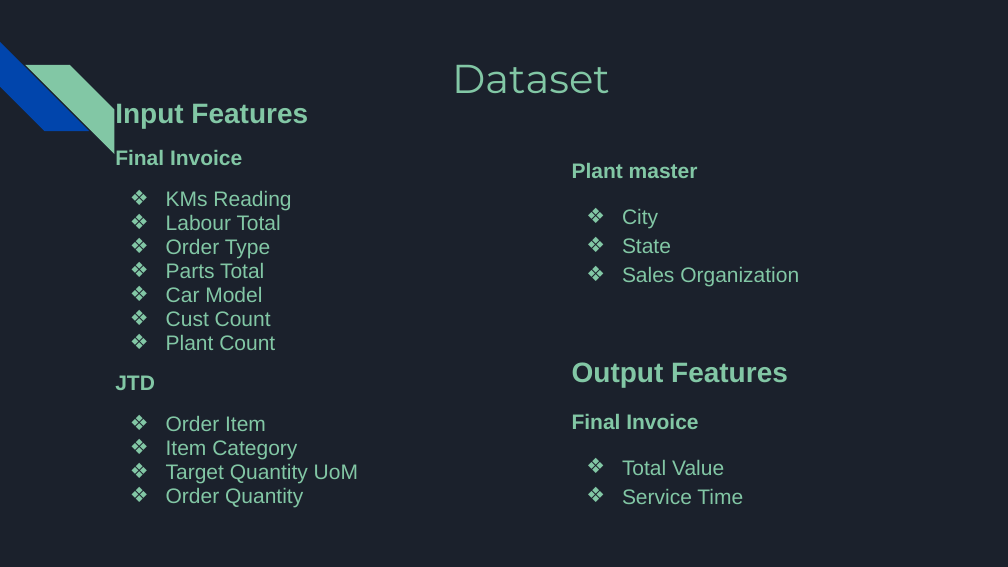
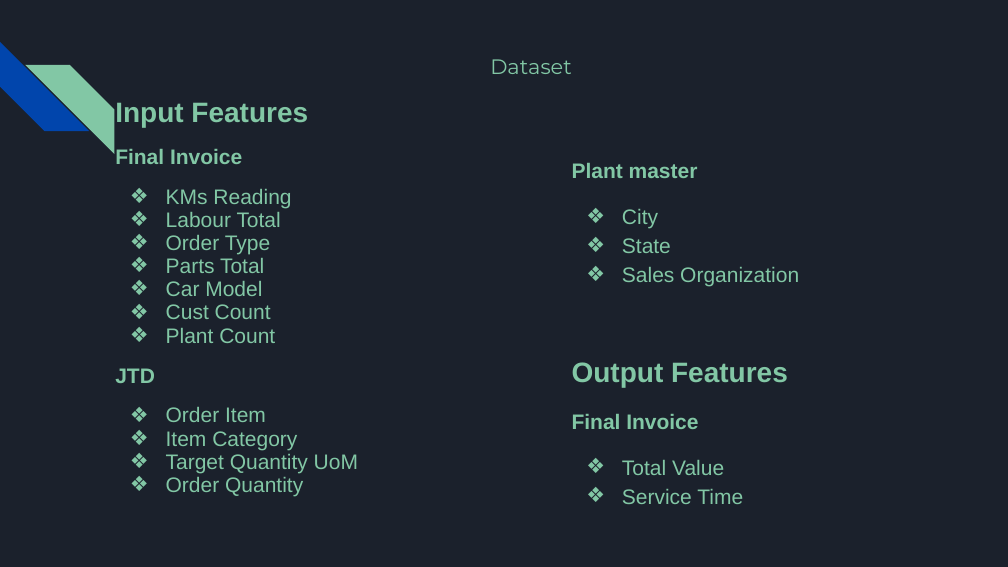
Before and after one commit to maha-prathamesh/Mahindra-First-Choice, a slide deck: slide 7 of MFCS_Final_Presentation.pptx. Drawn at 1008x567 pixels with LibreOffice and Linux fonts; fonts in the diff are those of the drawing. Boxes give left, top, right and bottom in pixels: in the first picture for what was removed or moved away, otherwise in the second. Text is boxed around its words. In the diff, an @@ line names an element or a change of style, - is before the commit and + after.

```diff
--- a/MFCS_Final_Presentation.pptx
+++ b/MFCS_Final_Presentation.pptx
@@ title "Dataset" at bbox=[490, 59, 572, 74]: size 28.8 to 14.8 pt @@
@@ text "Input Features" at bbox=[115, 102, 358, 497]: line spacing 0.95 to 0.92 @@
```
Also in this commit, not shown: 27 other slides changed, 1 slide removed.
